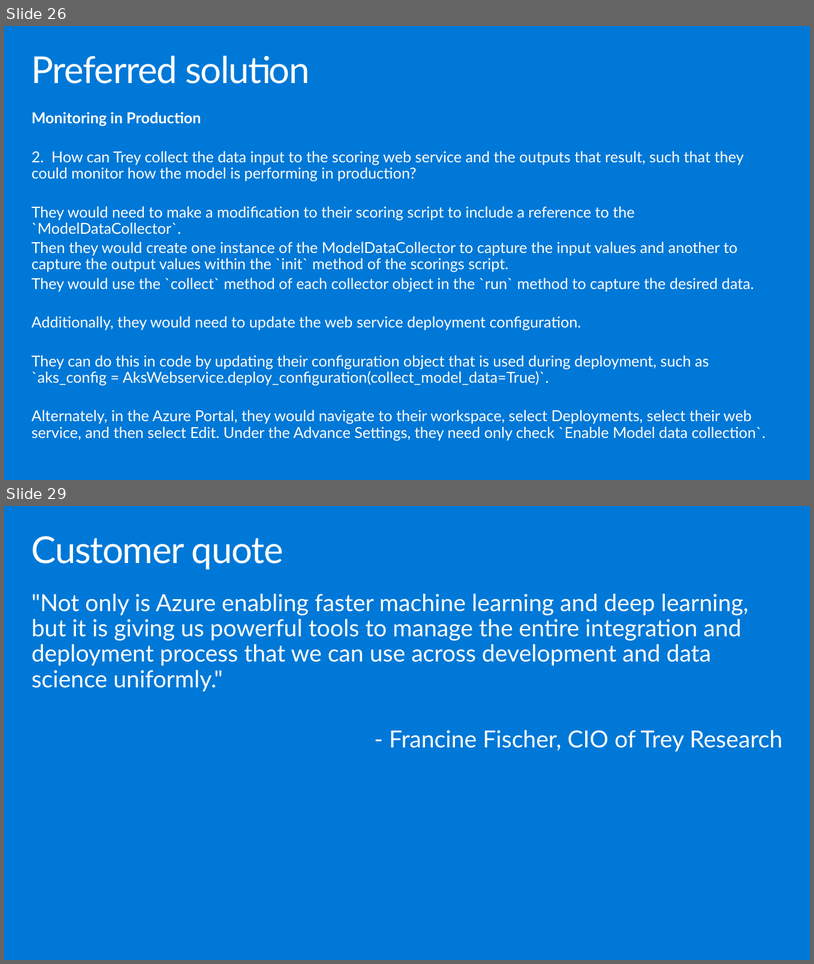
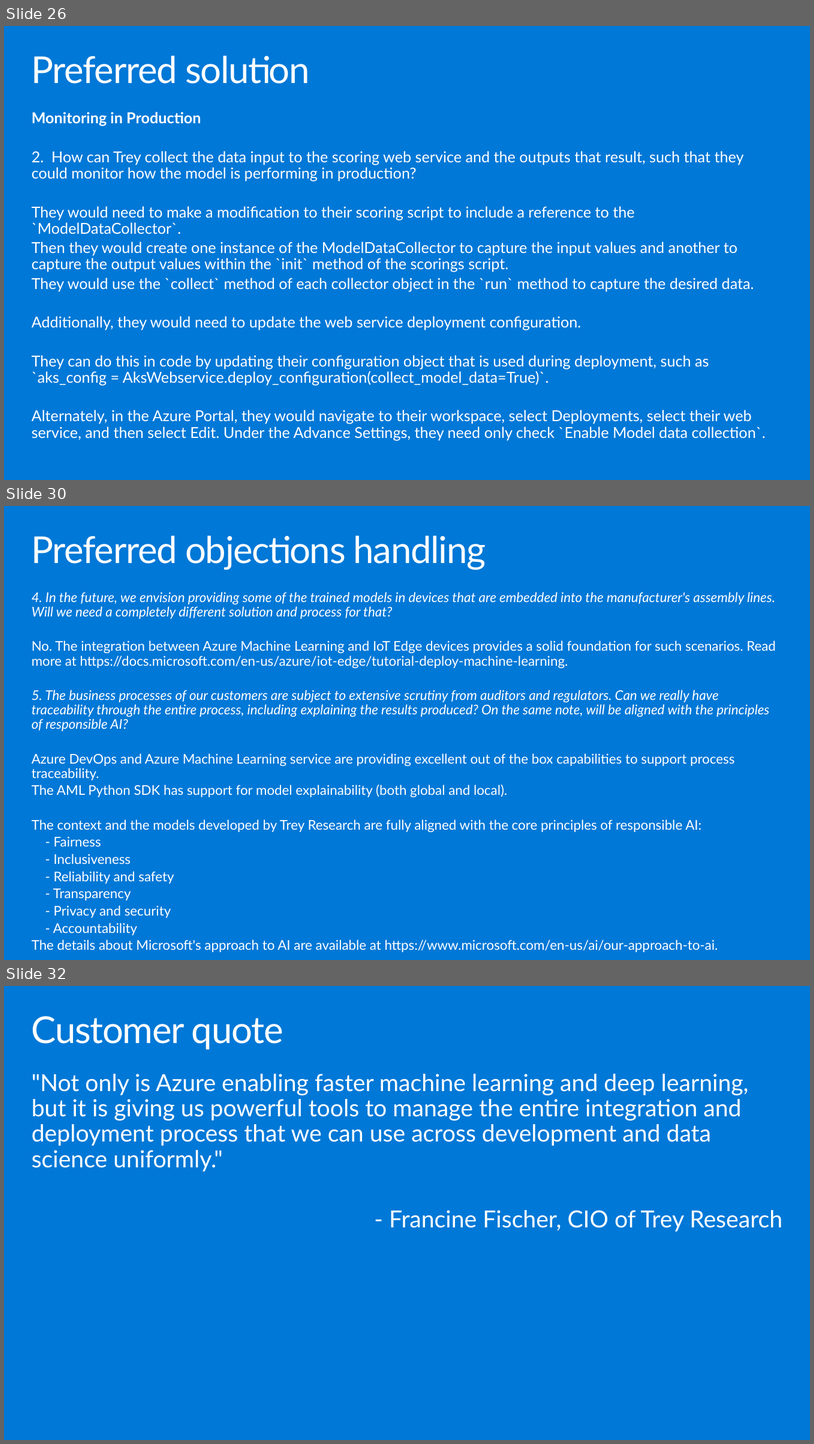
Before and after one commit to solliancenet/microsoft-partner-boot-camp, a slide deck: MCW-MLOps/Whiteboard design session/WDS trainer presentation - MLOps.pptx. Shown one above the other, each under a label of ours: slides 26 and 29 before the commit, slides 26, 30 and 32 after it; the slides between them are not shown. The pictures are 814x964 and 814x1444 pixels, drawn with LibreOffice and Linux fonts; fonts in the diff are those of the drawing. Boxes give left, top, right and bottom in pixels: in the first picture for what was removed or moved away, otherwise in the second. Text is boxed around its words. In the diff, an @@ line names an element or a change of style, - is before the commit and + after.

```diff
--- a/MCW-MLOps/Whiteboard design session/WDS trainer presentation - MLOps.pptx
+++ b/MCW-MLOps/Whiteboard design session/WDS trainer presentation - MLOps.pptx
@@ slide 30 added at [4,506,810,960], background #0078D7 @@
@@ title added at [32,535,486,570], 44.1 pt, text #FFFFFF @@
+Preferred objections handling
@@ text added at [32,592,776,952], 16 pt, text #FFFFFF @@
+4. In the future, we envision providing some of the trained models in devices that are embedded into the manufacturer's assembly lines. Will we need a completely different solution and process for that?
+No. The integration between Azure Machine Learning and IoT Edge devices provides a solid foundation for such scenarios. Read more at https://docs.microsoft.com/en-us/azure/iot-edge/tutorial-deploy-machine-learning.
+5. The business processes of our customers are subject to extensive scrutiny from auditors and regulators. Can we really have traceability through the entire process, including explaining the results produced? On the same note, will be aligned with the principles of responsible AI?
+Azure DevOps and Azure Machine Learning service are providing excellent out of the box capabilities to support process traceability.
+The AML Python SDK has support for model explainability (both global and local).
+The context and the models developed by Trey Research are fully aligned with the core principles of responsible AI:
+- Fairness
+- Inclusiveness
+- Reliability and safety
+- Transparency
+- Privacy and security
+- Accountability
+The details about Microsoft's approach to AI are available at https://www.microsoft.com/en-us/ai/our-approach-to-ai.
@@ what was slide 29 is now slide 32 @@
```
Also in this commit, not shown: 2 slides changed, 2 other slides added, 2 other files.
